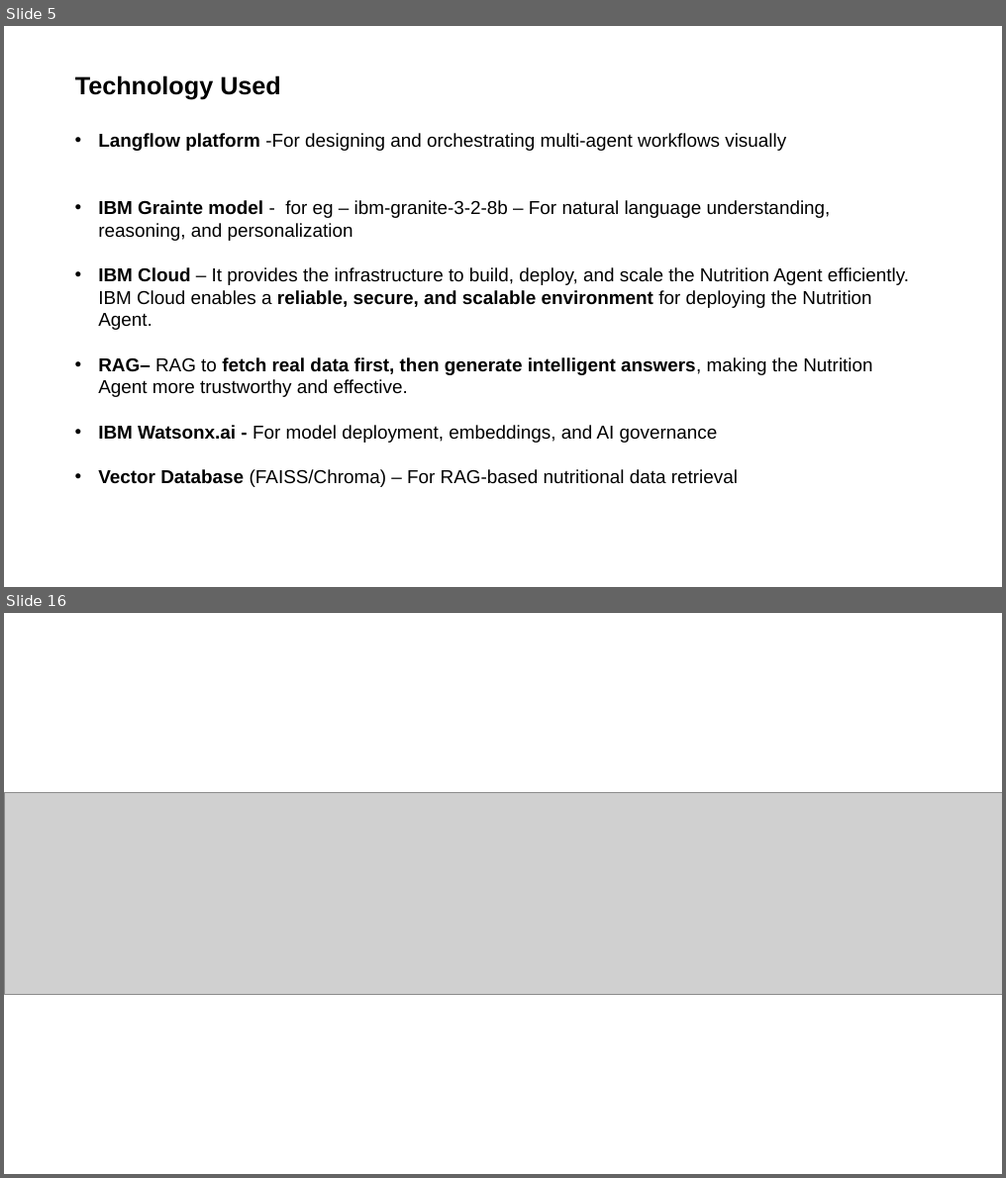
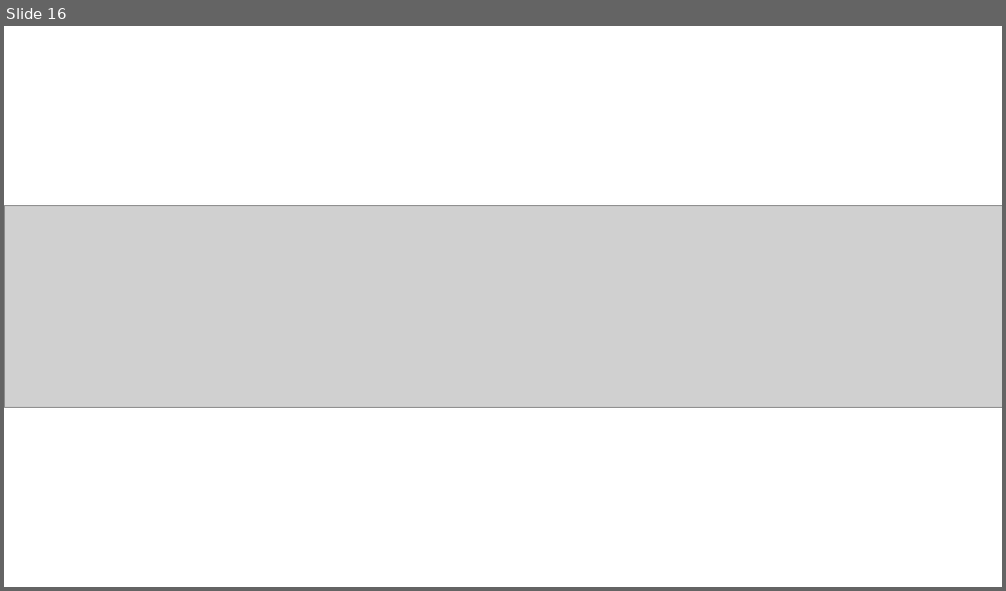
Before and after one commit to swarna-builds/AgriSense-AI-IBM-Granite, a slide deck: your projectpresntation.pptx. Shown one above the other, each under a label of ours: slides 5 and 16 before the commit, slide 16 after it; the slides between them are not shown. The pictures are 1006x1178 and 1006x591 pixels, drawn with LibreOffice and Linux fonts; fonts in the diff are those of the drawing; grey boxes stand for pictures. Boxes give left, top, right and bottom in pixels: in the first picture for what was removed or moved away, otherwise in the second. Text is boxed around its words. In the diff, an @@ line names an element or a change of style, - is before the commit and + after.

Commit message:
Align slides with IBM template headings and Langflow components

```diff
--- a/your projectpresntation.pptx
+++ b/your projectpresntation.pptx
@@ slide 5 removed at box(4, 26, 1002, 587), background #FFFFFF @@
@@ text removed at box(75, 76, 281, 99) @@
-Technology Used
@@ text removed at box(98, 133, 909, 487) @@
-• Langflow platform -For designing and orchestrating multi-agent workflows visually
-• IBM Grainte model - for eg – ibm-granite-3-2-8b – For natural language understanding, reasoning, and personalization
-• IBM Cloud – It provides the infrastructure to build, deploy, and scale the Nutrition Agent efficiently. IBM Cloud enables a reliable, secure, and scalable environment for deploying the Nutrition Agent.
-• RAG– RAG to fetch real data first, then generate intelligent answers, making the Nutrition Agent more trustworthy and effective.
-• IBM Watsonx.ai - For model deployment, embeddings, and AI governance
-• Vector Database (FAISS/Chroma) – For RAG-based nutritional data retrieval
```
Also in this commit, not shown: 3 slides changed, 12 slides added, 11 other slides removed, 1 other file.
